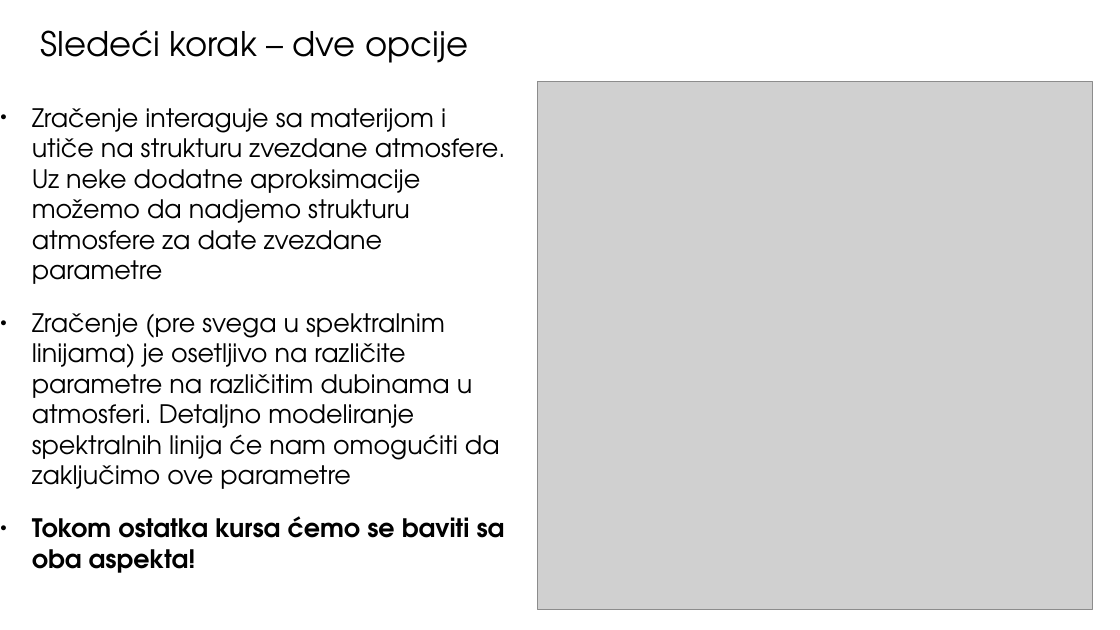
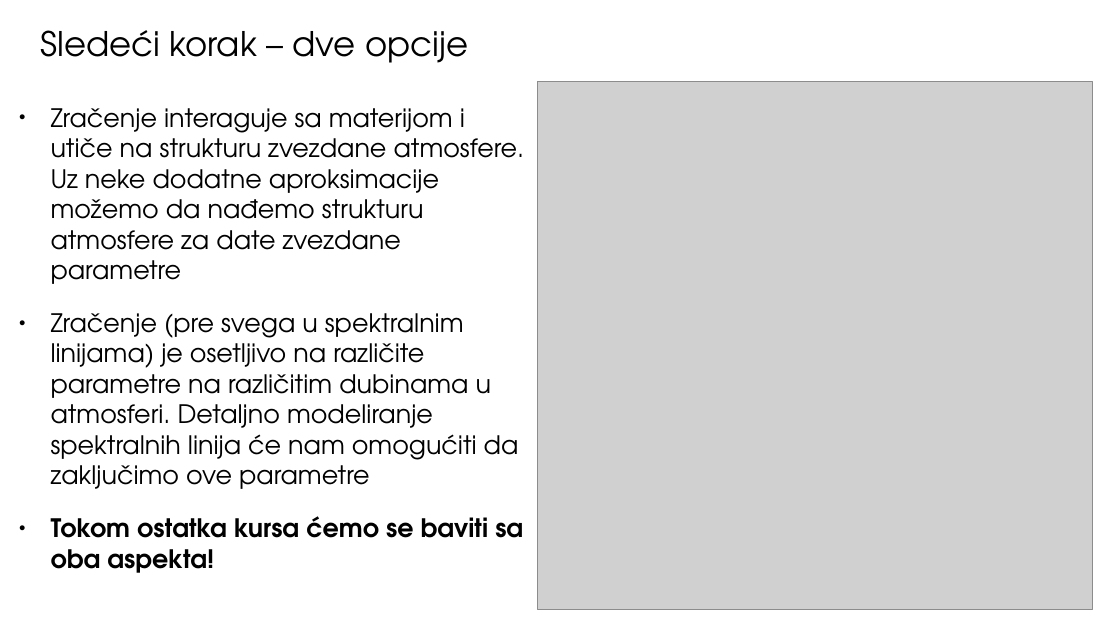
Before and after one commit to ivanzmilic/TZS_matf, a slide deck: slide 4 of Predavanja/Predavanje_05_Atmosfere_u_RZ.pptx. Drawn at 1120x630 pixels with LibreOffice and Linux fonts; fonts in the diff are those of the drawing; grey boxes stand for pictures. Boxes give left, top, right and bottom in pixels: in the first picture for what was removed or moved away, otherwise in the second. Text is boxed around its words. In the diff, an @@ line names an element or a change of style, - is before the commit and + after.

```diff
--- a/Predavanja/Predavanje_05_Atmosfere_u_RZ.pptx
+++ b/Predavanja/Predavanje_05_Atmosfere_u_RZ.pptx
@@ text "Zračenje interaguje sa materijom i ...": place and size @@
-text "Zračenje interaguje sa materijom i ..." at box(32, 108, 506, 573)
+text "Zračenje interaguje sa materijom i ..." at box(51, 108, 525, 573)
@@ text at box(51, 108, 525, 284): text changed @@
-● Zračenje interaguje sa materijom i utiče na strukturu zvezdane atmosfere. Uz neke dodatne aproksimacije možemo da nadjemo strukturu atmosfere za date zvezdane parametre
+● Zračenje interaguje sa materijom i utiče na strukturu zvezdane atmosfere. Uz neke dodatne aproksimacije možemo da nađemo strukturu atmosfere za date zvezdane parametre
```
Also in this commit, not shown: 23 other slides changed, 2 slides added, 1 slide removed, 5 other files.
